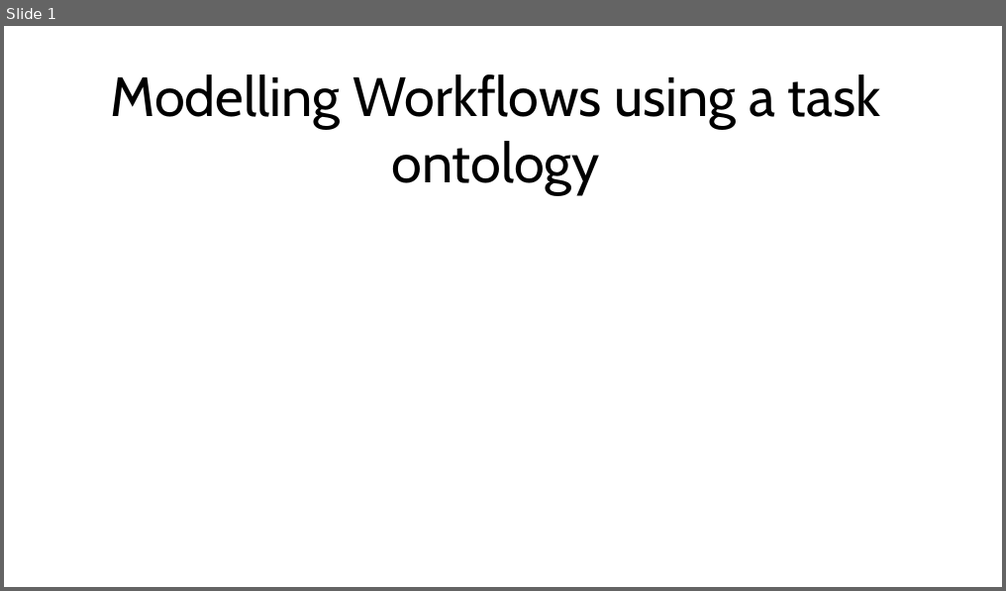
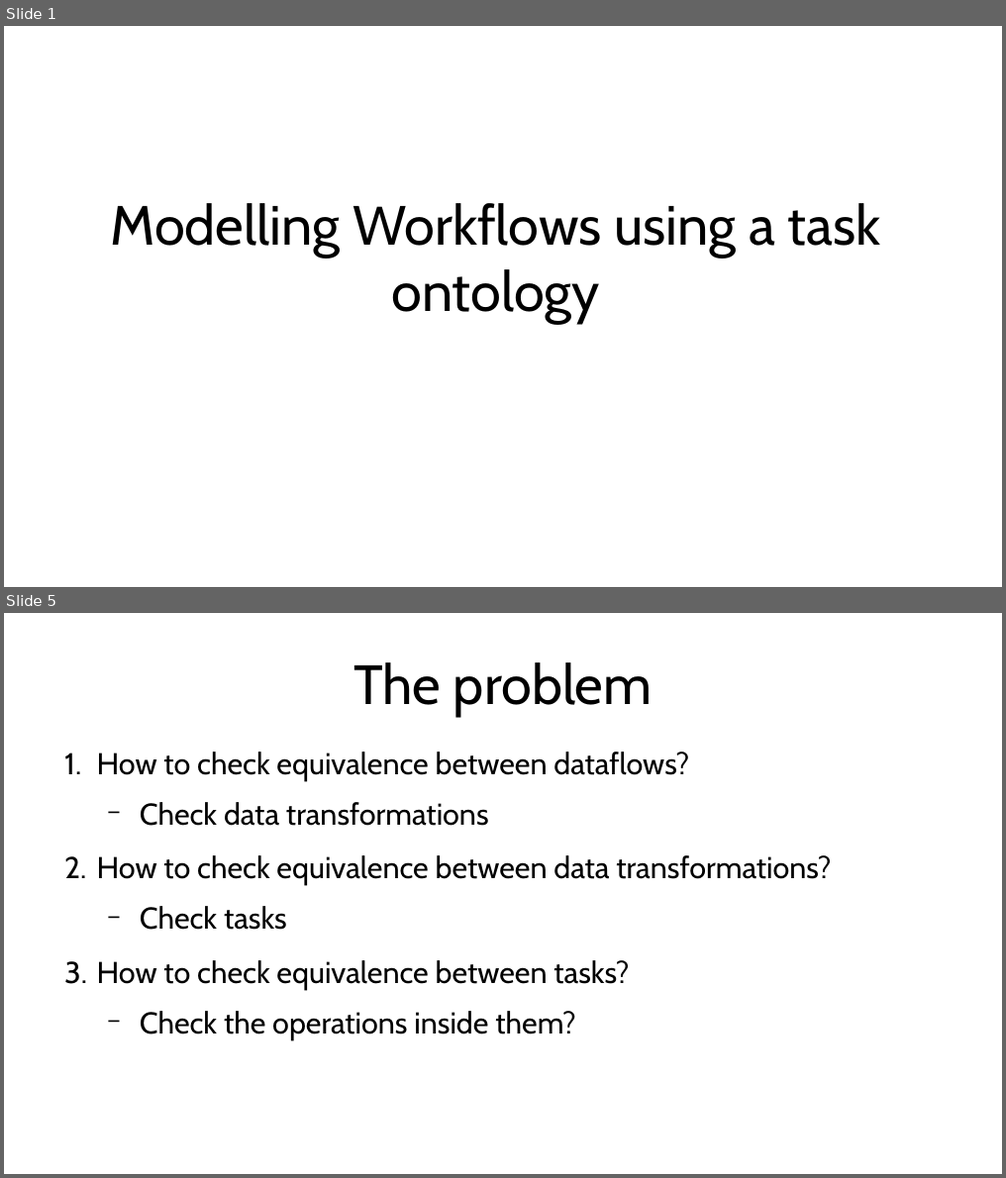
Before and after one commit to luizgdias/jenaowl, a slide deck: ProjetoOwl/Modelagem/diagramas.odp. Shown one above the other, each under a label of ours: slide 1 before the commit, slides 1 and 5 after it; the slides between them are not shown. The pictures are 1006x591 and 1006x1178 pixels, drawn with LibreOffice and Linux fonts; fonts in the diff are those of the drawing. Boxes give left, top, right and bottom in pixels: in the first picture for what was removed or moved away, otherwise in the second. Text is boxed around its words. In the diff, an @@ line names an element or a change of style, - is before the commit and + after.

```diff
--- a/ProjetoOwl/Modelagem/diagramas.odp
+++ b/ProjetoOwl/Modelagem/diagramas.odp
@@ slide 5 added at bbox=[4, 613, 1002, 1174], background #FFFFFF @@
@@ title added at bbox=[353, 663, 652, 716], 44 pt, text #000000 @@
+The problem
@@ text added at bbox=[97, 752, 831, 1041], 24 pt, text #000000 @@
+1. How to check equivalence between dataflows?
+  − Check data transformations
+2. How to check equivalence between data transformations?
+  − Check tasks
+3. How to check equivalence between tasks?
+  − Check the operations inside them?
@@ slide 1 changed as well @@
@@ title "Modelling Workflows using a task ...": place and size @@
-title "Modelling Workflows using a task ..." at bbox=[110, 75, 881, 195]
+title "Modelling Workflows using a task ..." at bbox=[110, 203, 881, 323]
```
Also in this commit, not shown: 4 other slides changed, 4 other slides added, 4 other files.
